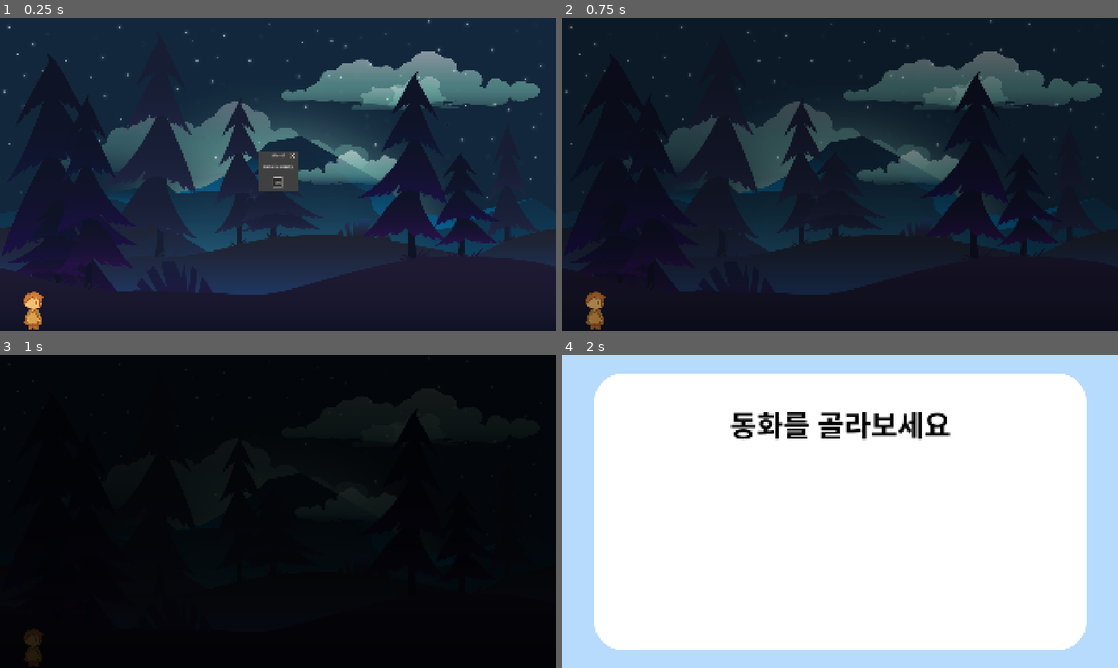
Above: before the commit, frames 1-4 (two rows, left to right).
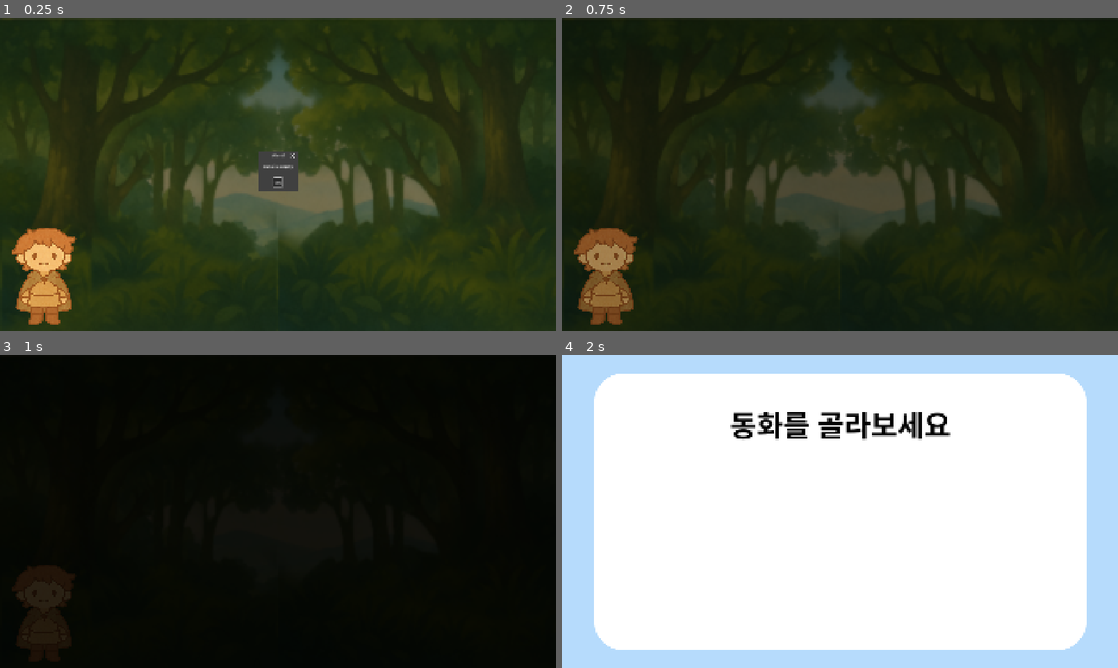
Above: after the commit, the same moments.

Repository: ParkSoeon/EyeTrackingReadingAssistance
Game: Godot game, scene res://scenes/story.tscn
The game is run twice, just before and just after one commit, with the same random seed, the same clock (stepped at 60 frames per second) and the same inputs. This scene is started directly instead of the project's main scene. The engine's default icon, where the game draws it, is replaced by a stand-in: a white triangle on a blue panel in a dark square.
Inputs (mouse positions are in pixels of both pictures, inside the frame that each line leads up to):
- Up to frame 1 (0.25 s): no input
- Up to frame 2 (0.75 s): click "OK" at 0.5 s
- Up to frame 3 (1 s): no input
- Up to frame 4 (2 s): move the mouse to (962, 495) at 1.27 s; hold Right (move_right) from 1.28 s (still down); click (962, 495) at 1.42 s

The runs differ from the first frame. In frame 1, 94% of the frame differs, in the area x 0-100%, y 0-100%; in frame 2, 68%; in frame 3, 2.0%; in frame 4, nothing differs.

Commit message:
Style: Change Background

Diff:
--- /dev/null
+++ b/demo/gdscripts/color_rect.gd
@@ -0,0 +1 @@
+extends ColorRect
--- a/demo/scenes/player.tscn
+++ b/demo/scenes/player.tscn
@@ -28,16 +28,16 @@
 }]
 
 [sub_resource type="CapsuleShape2D" id="CapsuleShape2D_sweqy"]
-radius = 55.0
-height = 138.0
+radius = 108.0
+height = 340.0
 
 [node name="Player" type="Area2D"]
 script = ExtResource("1_i3pqv")
 metadata/_edit_group_ = true
 
 [node name="AnimatedSprite2D" type="AnimatedSprite2D" parent="."]
-position = Vector2(2.38419e-07, 0)
-scale = Vector2(0.27779, 0.27779)
+position = Vector2(-5.72205e-06, 3.8147e-06)
+scale = Vector2(0.862416, 0.719337)
 sprite_frames = SubResource("SpriteFrames_hqtel")
 animation = &"idle"
 flip_h = true
--- /dev/null
+++ b/demo/scenes/story.gdshader
@@ -0,0 +1,25 @@
+shader_type canvas_item;
+
+uniform float blur_size = 4.0;
+uniform float darkness = 0.2;
+uniform sampler2D SCREEN_TEXTURE : hint_screen_texture, filter_linear_mipmap;
+
+void fragment() {
+    vec2 texel_size = vec2(1.0 / 1920.0, 1.0 / 1080.0) * blur_size;
+    vec4 color = vec4(0.0);
+
+    color += texture(SCREEN_TEXTURE, SCREEN_UV + texel_size * vec2(-1.0, -1.0)) * 0.0625;
+    color += texture(SCREEN_TEXTURE, SCREEN_UV + texel_size * vec2( 0.0, -1.0)) * 0.125;
+    color += texture(SCREEN_TEXTURE, SCREEN_UV + texel_size * vec2( 1.0, -1.0)) * 0.0625;
+
+    color += texture(SCREEN_TEXTURE, SCREEN_UV + texel_size * vec2(-1.0,  0.0)) * 0.125;
+    color += texture(SCREEN_TEXTURE, SCREEN_UV) * 0.25;
+    color += texture(SCREEN_TEXTURE, SCREEN_UV + texel_size * vec2( 1.0,  0.0)) * 0.125;
+
+    color += texture(SCREEN_TEXTURE, SCREEN_UV + texel_size * vec2(-1.0,  1.0)) * 0.0625;
+    color += texture(SCREEN_TEXTURE, SCREEN_UV + texel_size * vec2( 0.0,  1.0)) * 0.125;
+    color += texture(SCREEN_TEXTURE, SCREEN_UV + texel_size * vec2( 1.0,  1.0)) * 0.0625;
+
+	color.rgb *= 1.0 - darkness;
+    COLOR = color;
+}
--- a/demo/scenes/story.tscn
+++ b/demo/scenes/story.tscn
@@ -1,86 +1,141 @@
-[gd_scene load_steps=10 format=3 uid="uid://bd6ngxrqw5m8s"]
+[gd_scene load_steps=9 format=3 uid="uid://bd6ngxrqw5m8s"]
 
 [ext_resource type="Script" uid="uid://bqoqpq3lmmemp" path="res://gdscripts/story.gd" id="1_he5lq"]
-[ext_resource type="Texture2D" uid="uid://dlb3urti2dp8f" path="res://art/background/layers/sky.png" id="2_oiacb"]
-[ext_resource type="Texture2D" uid="uid://b5koi2xpe1qij" path="res://art/background/layers/clouds_1.png" id="3_1c6lq"]
-[ext_resource type="Texture2D" uid="uid://7ix06x3stkqa" path="res://art/background/layers/rocks.png" id="4_q8x5h"]
-[ext_resource type="Texture2D" uid="uid://d2w1557sbrgx5" path="res://art/background/layers/clouds_2.png" id="5_46kfa"]
-[ext_resource type="Texture2D" uid="uid://b8cc5c4mtp0uh" path="res://art/background/layers/ground_1.png" id="6_l2ljf"]
-[ext_resource type="Texture2D" uid="uid://bnmt5vrghj4uc" path="res://art/background/layers/ground_2.png" id="7_4c162"]
-[ext_resource type="Texture2D" uid="uid://co7jk1fhiw1ek" path="res://art/background/layers/ground_3.png" id="8_b7c87"]
+[ext_resource type="Texture2D" uid="uid://bk0l2nli4itxd" path="res://art/background/forest/00.png" id="2_yrqcj"]
+[ext_resource type="Texture2D" uid="uid://bl5jfgnek3kmf" path="res://art/background/forest/11.png" id="3_he5lq"]
+[ext_resource type="Texture2D" uid="uid://b0jlpepqhspnq" path="res://art/background/forest/22.png" id="4_oiacb"]
+[ext_resource type="Texture2D" uid="uid://dtt6dhdai3olr" path="res://art/background/forest/33.png" id="5_1c6lq"]
+[ext_resource type="Shader" uid="uid://bwl0olhkdebib" path="res://scenes/story.gdshader" id="6_2tlxm"]
 [ext_resource type="PackedScene" uid="uid://dfl0lomf6t0kl" path="res://scenes/player.tscn" id="9_5bm1s"]
+
+[sub_resource type="ShaderMaterial" id="ShaderMaterial_yrqcj"]
+shader = ExtResource("6_2tlxm")
+shader_parameter/blur_size = 4.0
+shader_parameter/darkness = 0.5
 
 [node name="Main" type="Node"]
 script = ExtResource("1_he5lq")
 
 [node name="ParallaxBackground" type="ParallaxBackground" parent="."]
+follow_viewport_scale = 0.001
 
 [node name="ParallaxLayer" type="ParallaxLayer" parent="ParallaxBackground"]
-motion_scale = Vector2(0.2, 0.2)
+texture_repeat = 3
+motion_scale = Vector2(0.01, 0.01)
 motion_mirroring = Vector2(1920, 0)
 
 [node name="Sprite2D" type="Sprite2D" parent="ParallaxBackground/ParallaxLayer"]
-position = Vector2(956, 540)
-texture = ExtResource("2_oiacb")
+position = Vector2(960.894, 540)
+scale = Vector2(2.82201, 3.43949)
+texture = ExtResource("2_yrqcj")
 
 [node name="ParallaxLayer2" type="ParallaxLayer" parent="ParallaxBackground"]
-motion_scale = Vector2(0.3, 0.3)
+motion_scale = Vector2(0.01, 0.01)
 motion_mirroring = Vector2(1920, 0)
 
 [node name="Sprite2D" type="Sprite2D" parent="ParallaxBackground/ParallaxLayer2"]
-position = Vector2(960, 540)
-texture = ExtResource("3_1c6lq")
+position = Vector2(960, 541)
+scale = Vector2(2.81938, 3.43312)
+texture = ExtResource("2_yrqcj")
+flip_h = true
 
 [node name="ParallaxLayer3" type="ParallaxLayer" parent="ParallaxBackground"]
-motion_scale = Vector2(0.5, 0.5)
+motion_scale = Vector2(0.03, 0.03)
 motion_mirroring = Vector2(1920, 0)
 
 [node name="Sprite2D" type="Sprite2D" parent="ParallaxBackground/ParallaxLayer3"]
-position = Vector2(960, 540)
-texture = ExtResource("4_q8x5h")
+position = Vector2(959.295, 541)
+scale = Vector2(2.81732, 3.13372)
+texture = ExtResource("3_he5lq")
 
 [node name="ParallaxLayer4" type="ParallaxLayer" parent="ParallaxBackground"]
-position = Vector2(960, 540)
-motion_scale = Vector2(0.6, 0.6)
+position = Vector2(0, 2)
+motion_scale = Vector2(0.1, 0.1)
 motion_mirroring = Vector2(1920, 0)
 
 [node name="Sprite2D" type="Sprite2D" parent="ParallaxBackground/ParallaxLayer4"]
-texture = ExtResource("5_46kfa")
+position = Vector2(959.295, 539)
+scale = Vector2(2.81732, 3.13372)
+texture = ExtResource("3_he5lq")
+flip_h = true
 
 [node name="ParallaxLayer5" type="ParallaxLayer" parent="ParallaxBackground"]
-motion_scale = Vector2(0.7, 0.7)
+motion_scale = Vector2(0.2, 0.2)
 motion_mirroring = Vector2(1920, 0)
 
 [node name="Sprite2D" type="Sprite2D" parent="ParallaxBackground/ParallaxLayer5"]
 position = Vector2(960, 540)
-texture = ExtResource("6_l2ljf")
+scale = Vector2(2.81938, 3.13953)
+texture = ExtResource("4_oiacb")
 
 [node name="ParallaxLayer6" type="ParallaxLayer" parent="ParallaxBackground"]
-motion_scale = Vector2(0.8, 0.8)
+motion_scale = Vector2(0.2, 0.2)
 motion_mirroring = Vector2(1920, 0)
 
 [node name="Sprite2D" type="Sprite2D" parent="ParallaxBackground/ParallaxLayer6"]
-position = Vector2(960, 540)
-texture = ExtResource("7_4c162")
+position = Vector2(959.5, 541)
+scale = Vector2(2.82085, 3.13372)
+texture = ExtResource("4_oiacb")
+flip_h = true
 
 [node name="ParallaxLayer7" type="ParallaxLayer" parent="ParallaxBackground"]
+position = Vector2(0, 2)
+motion_scale = Vector2(0.5, 0.5)
 motion_mirroring = Vector2(1920, 0)
 
 [node name="Sprite2D" type="Sprite2D" parent="ParallaxBackground/ParallaxLayer7"]
-position = Vector2(960, 540)
-texture = ExtResource("8_b7c87")
+position = Vector2(962, 853.5)
+scale = Vector2(2.81351, 2.98026)
+texture = ExtResource("5_1c6lq")
+
+[node name="ParallaxLayer77" type="ParallaxLayer" parent="ParallaxBackground"]
+motion_scale = Vector2(0.5, 0.5)
+motion_mirroring = Vector2(1920, 0)
+
+[node name="Sprite2D" type="Sprite2D" parent="ParallaxBackground/ParallaxLayer77"]
+position = Vector2(962, 853.5)
+scale = Vector2(2.81351, 2.98026)
+texture = ExtResource("5_1c6lq")
+
+[node name="ParallaxLayer777" type="ParallaxLayer" parent="ParallaxBackground"]
+motion_scale = Vector2(0.5, 0.5)
+motion_mirroring = Vector2(1920, 0)
+
+[node name="Sprite2D" type="Sprite2D" parent="ParallaxBackground/ParallaxLayer777"]
+position = Vector2(1273, 849)
+scale = Vector2(2.81351, 2.98026)
+texture = ExtResource("5_1c6lq")
+
+[node name="ParallaxLayer7777" type="ParallaxLayer" parent="ParallaxBackground"]
+motion_scale = Vector2(0.5, 0.5)
+motion_mirroring = Vector2(1920, 0)
+
+[node name="Sprite2D" type="Sprite2D" parent="ParallaxBackground/ParallaxLayer7777"]
+position = Vector2(-1, 854)
+scale = Vector2(2.81351, 2.98026)
+texture = ExtResource("5_1c6lq")
+
+[node name="ParallaxLayer8" type="ParallaxLayer" parent="ParallaxBackground"]
+motion_mirroring = Vector2(1920, 0)
+
+[node name="ColorRect" type="ColorRect" parent="ParallaxBackground/ParallaxLayer8"]
+material = SubResource("ShaderMaterial_yrqcj")
+custom_minimum_size = Vector2(1920, 1080)
+offset_right = 1920.0
+offset_bottom = 1080.0
+color = Color(0, 0, 0, 1)
 
 [node name="Player" parent="." instance=ExtResource("9_5bm1s")]
-position = Vector2(114, 1009)
+position = Vector2(154, 888)
 left_factor = -1
 
 [node name="Camera2D" type="Camera2D" parent="Player"]
-position = Vector2(846, -469)
+position = Vector2(808, -349)
 
 [node name="Story" type="Label" parent="Player"]
-offset_top = -897.0
+offset_top = -622.0
 offset_right = 40.0
-offset_bottom = -874.0
+offset_bottom = -580.0
 theme_override_font_sizes/font_size = 30
 
 [connection signal="hit" from="Player" to="." method="_on_player_hit"]
Binary file added: demo/art/background/forest/00.png
Not shown, changed: demo/art/background/forest/00.png.import
Binary file added: demo/art/background/forest/11.png
Not shown, changed: demo/art/background/forest/11.png.import
Binary file added: demo/art/background/forest/22.png
Not shown, changed: demo/art/background/forest/22.png.import
Binary file added: demo/art/background/forest/33.png
Not shown, changed: demo/art/background/forest/33.png.import
Binary file removed: demo/art/background/layers/clouds_1.png
Not shown, removed: demo/art/background/layers/clouds_1.png.import
Binary file removed: demo/art/background/layers/clouds_2.png
Binary file removed: demo/art/background/layers/ground_1.png
(and 10 more such lines)
